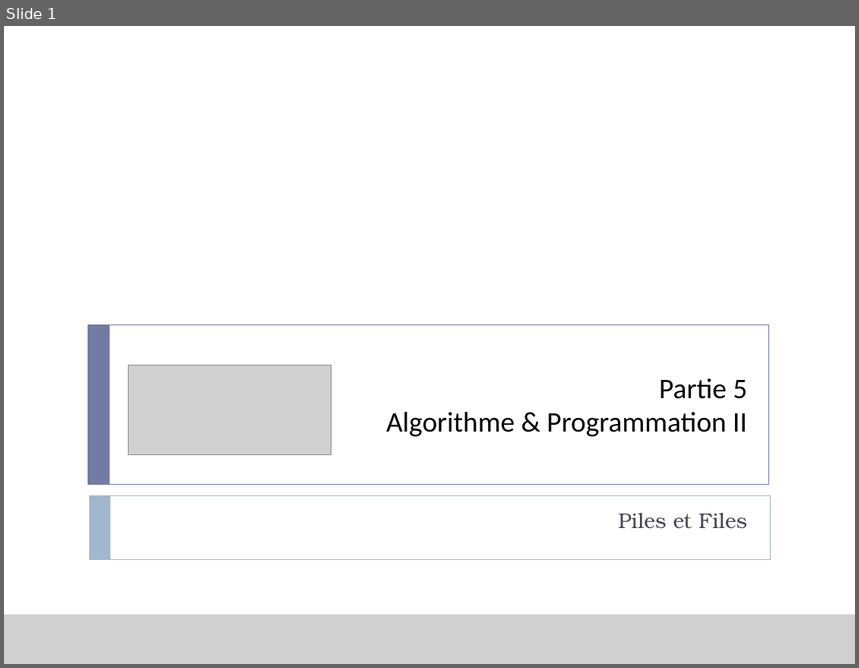
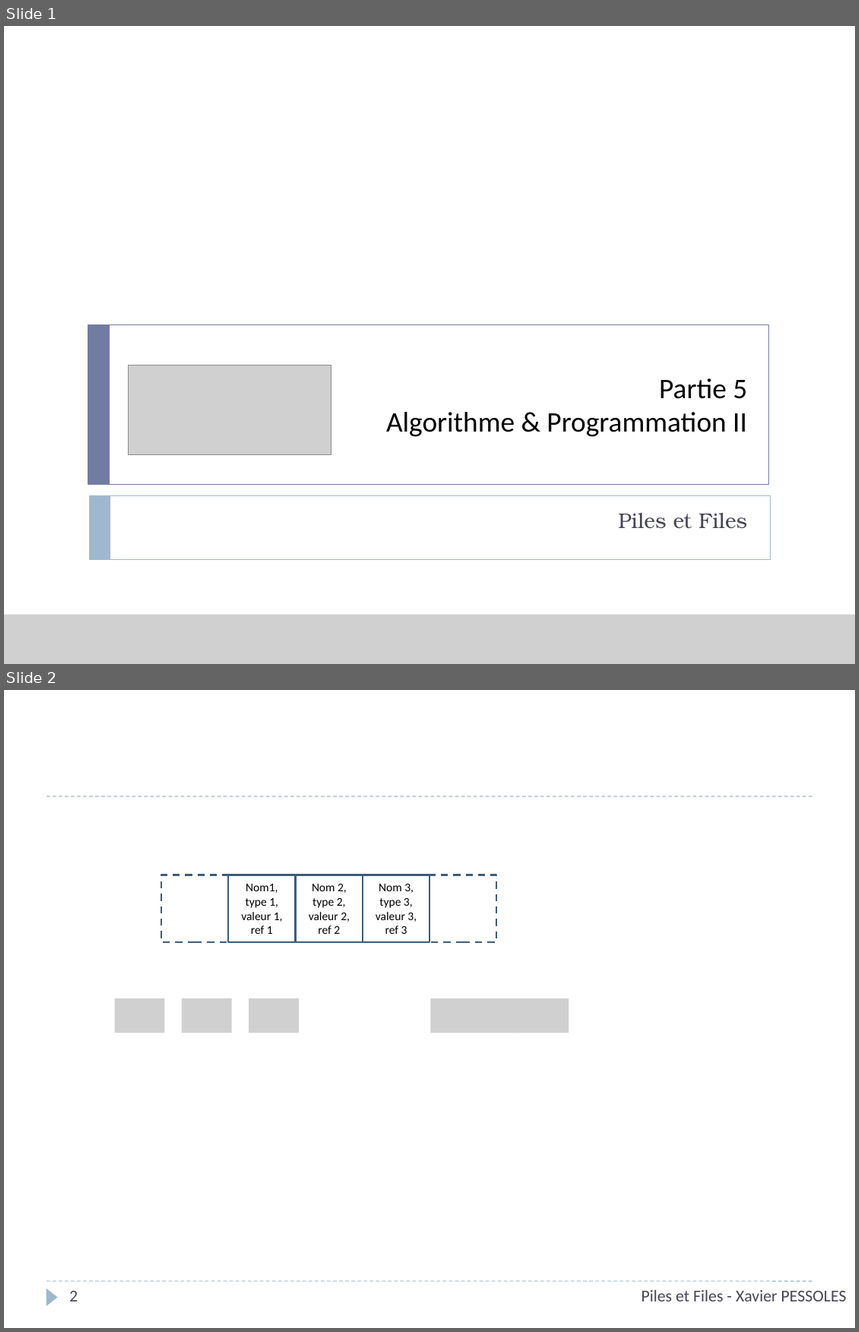
Before and after one commit to xpessoles/Informatique, a slide deck: P_05_AlgorithmiqueProgrammation/02_Piles/P_05_02_Piles_Cours_PPT.pptx. Shown one above the other, each under a label of ours: slide 1 before the commit, slides 1 and 2 after it. The pictures are 859x668 and 859x1332 pixels, drawn with LibreOffice and Linux fonts; fonts in the diff are those of the drawing; grey boxes stand for pictures; background and template pictures are left out. Boxes give left, top, right and bottom in pixels: in the first picture for what was removed or moved away, otherwise in the second. Text is boxed around its words. In the diff, an @@ line names an element or a change of style, - is before the commit and + after.

```diff
--- a/P_05_AlgorithmiqueProgrammation/02_Piles/P_05_02_Piles_Cours_PPT.pptx
+++ b/P_05_AlgorithmiqueProgrammation/02_Piles/P_05_02_Piles_Cours_PPT.pptx
@@ slide 2 added at [4,690,855,1328], background #FFFFFF @@
@@ line added from (47, 796) to (813, 796), #9FB8CD 0.75 pt dashed @@
@@ rectangle added at [161,875,229,943], outline #3E5D78 1.5 pt dashed @@
@@ rectangle added at [229,875,296,943], outline #3E5D78 1.5 pt, 10 pt, text #000000 @@
+Nom1, type 1, valeur 1, ref 1
@@ rectangle added at [296,875,363,943], outline #3E5D78 1.5 pt, 10 pt, text #000000 @@
+Nom 2, type 2, valeur 2, ref 2
@@ rectangle added at [363,875,430,943], outline #3E5D78 1.5 pt, 10 pt, text #000000 @@
+Nom 3, type 3, valeur 3, ref 3
@@ rectangle added at [430,875,496,943], outline #3E5D78 1.5 pt dashed @@
@@ picture added at [115,999,165,1033] @@
@@ picture added at [182,999,232,1033] @@
@@ picture added at [249,999,300,1033] @@
@@ picture added at [430,999,519,1033] @@
@@ picture added at [518,999,569,1033] @@
@@ line added from (47, 1281) to (813, 1281), #9FB8CD 0.75 pt dashed @@
@@ triangle added at [47,1288,58,1306], fill #9FB8CD @@
@@ page number added at [69,1291,78,1302], 14 pt, text #464653 @@
+2
@@ text added at [642,1290,847,1302], 14 pt, text #464653 @@
+Piles et Files - Xavier PESSOLES
```
Also in this commit, not shown: 3 other files.
